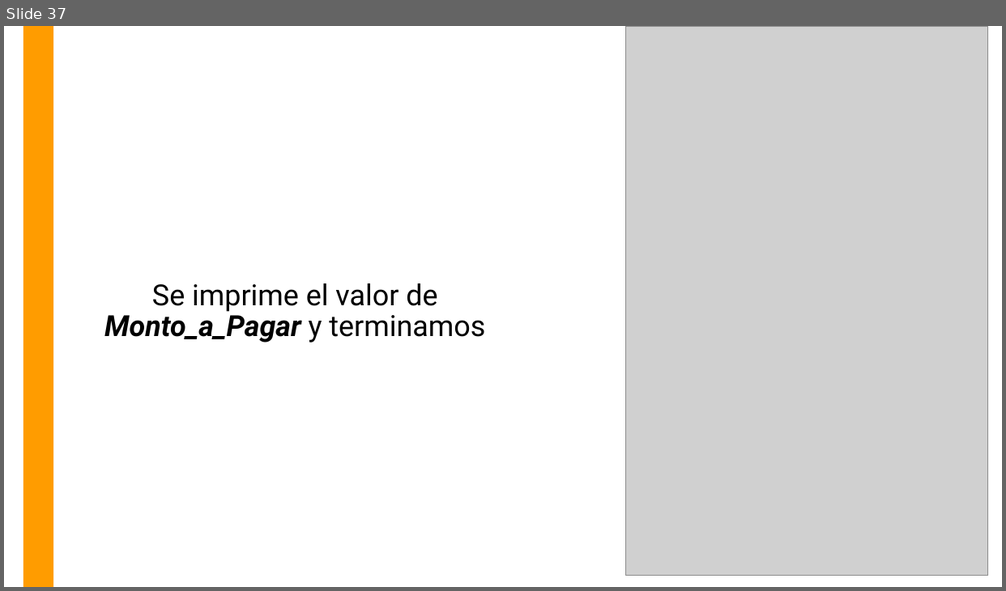
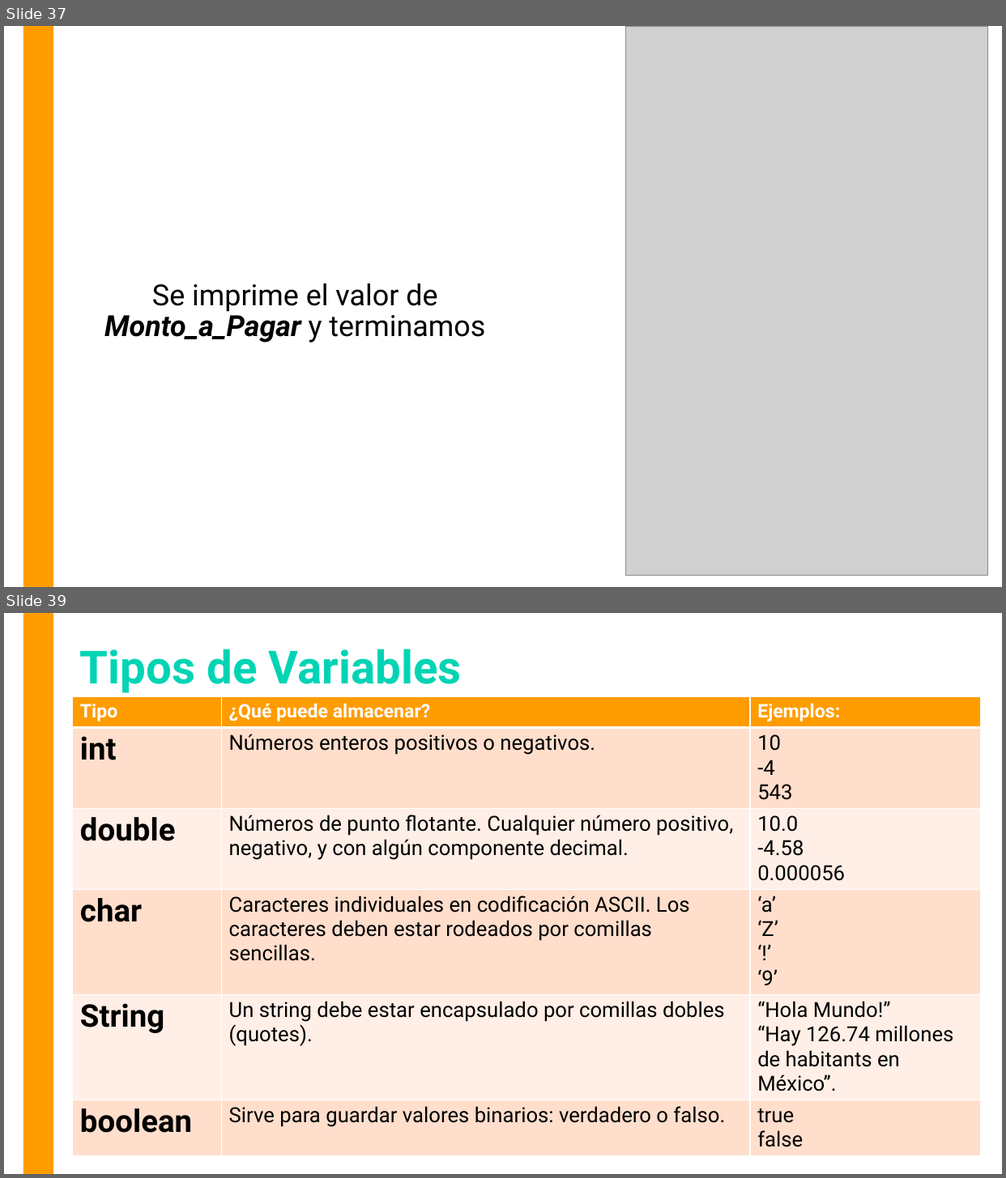
Before and after one commit to OMardil/INFO1_MOD4-Intro-a-Java, a slide deck: 01 Presentacion/INFO1_MOD4-Algoritmos_y_Diagramas.pptx. Shown one above the other, each under a label of ours: slide 37 before the commit, slides 37 and 39 after it; the slides between them are not shown. The pictures are 1006x591 and 1006x1178 pixels, drawn with LibreOffice and Linux fonts; fonts in the diff are those of the drawing; grey boxes stand for pictures. Boxes give left, top, right and bottom in pixels: in the first picture for what was removed or moved away, otherwise in the second. Text is boxed around its words. In the diff, an @@ line names an element or a change of style, - is before the commit and + after.

```diff
--- a/01 Presentacion/INFO1_MOD4-Algoritmos_y_Diagramas.pptx
+++ b/01 Presentacion/INFO1_MOD4-Algoritmos_y_Diagramas.pptx
@@ slide 39 added at box(4, 613, 1002, 1174), background #FFFFFF; not listed: 1 template element that a slide beside it also shows @@
@@ title added at box(80, 649, 462, 693), 44 pt, text #01D4B4, bold @@
+Tipos de Variables
@@ table added at box(73, 697, 981, 1164), 6 rows, 3 columns @@
+Tipo | ¿Qué puede almacenar? | Ejemplos:
+int | Números enteros positivos o negativos. | 10 / -4 / 543
+double | Números de punto flotante. Cualquier número positivo, negativo, y con algún componente decimal. | 10.0 / -4.58 / 0.000056
+char | Caracteres individuales en codificación ASCII. Los caracteres deben estar rodeados por comillas sencillas. | ‘a’ / ‘Z’ / ‘!’ / ‘9’
+String | Un string debe estar encapsulado por comillas dobles (quotes). | “Hola Mundo!” / “Hay 126.74 millones de habitants en México”.
+boolean | Sirve para guardar valores binarios: verdadero o falso. | true / false
```
Also in this commit, not shown: 4 other slides added, 3 other files.
